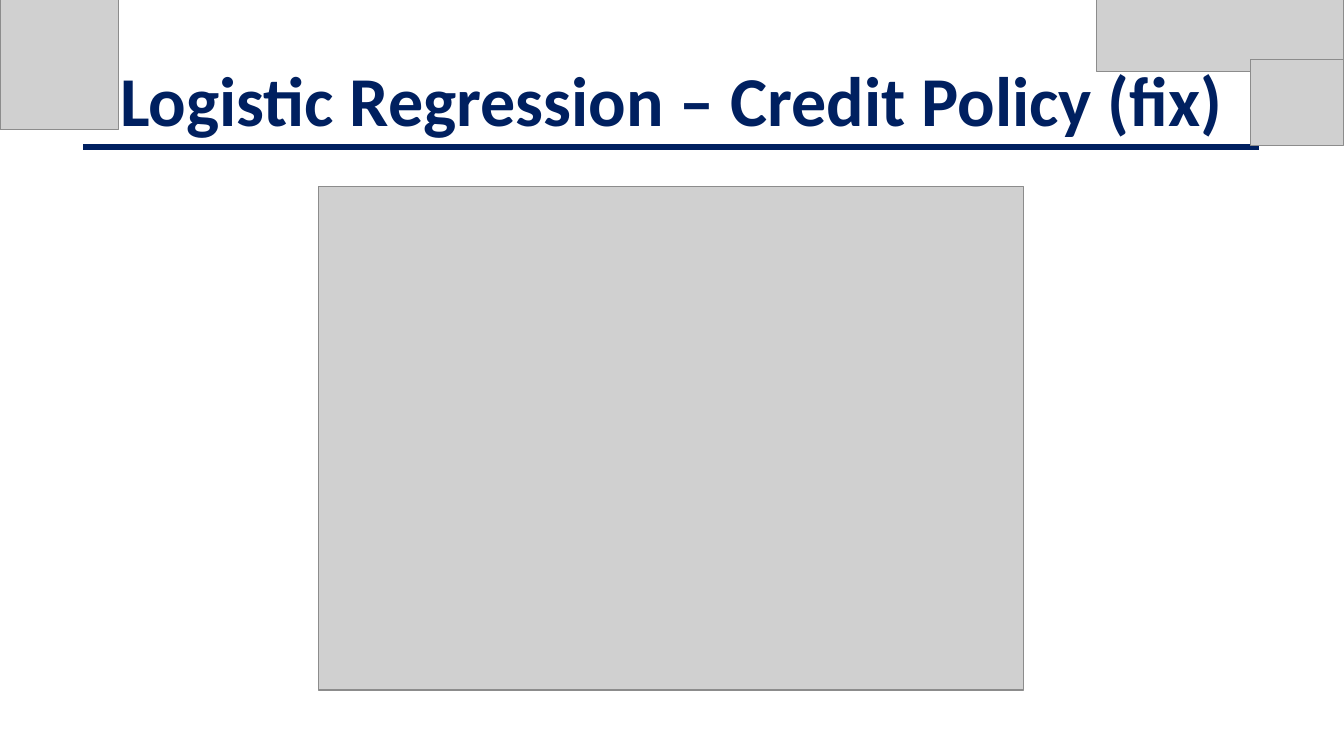
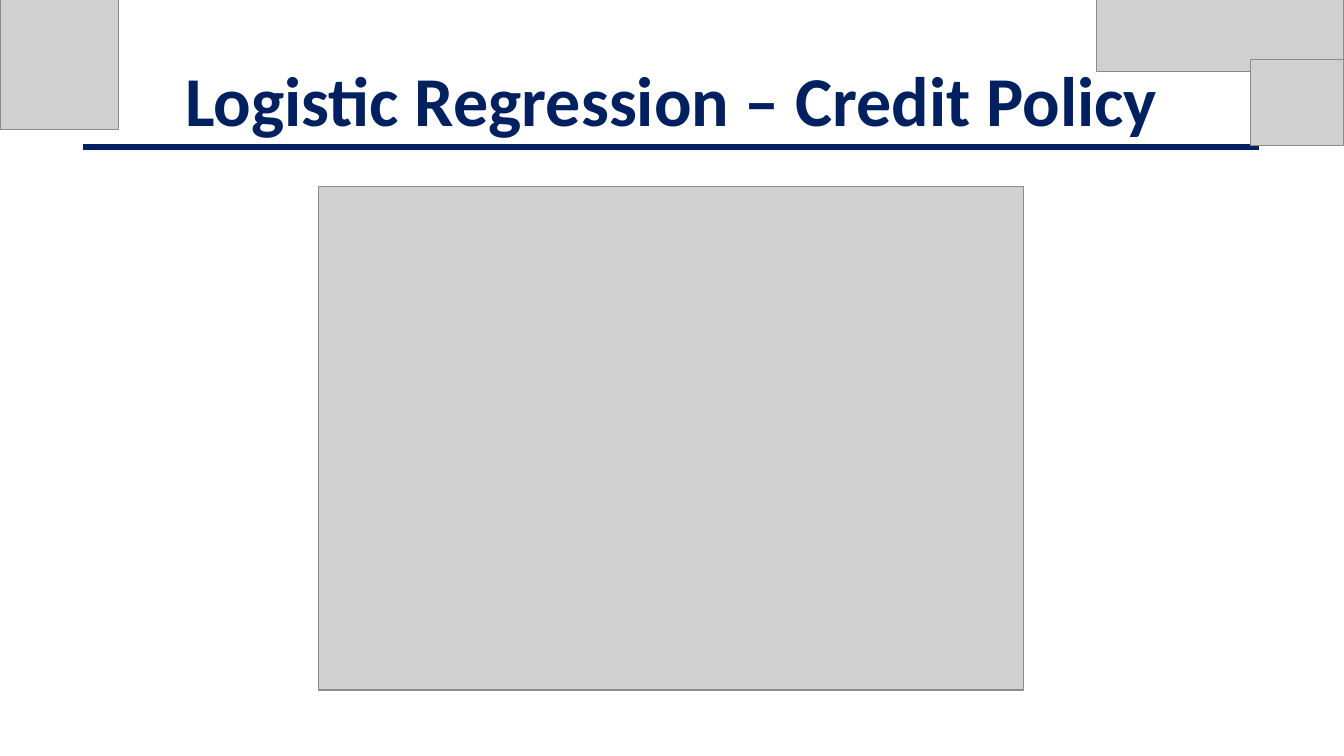
Before and after one commit to jschild01/JMB_DATS_6101, a slide deck: slide 14 of Project2/EDA_LendingClub_Slides - Project 2.pptx. Drawn at 1344x756 pixels with LibreOffice and Linux fonts; fonts in the diff are those of the drawing; grey boxes stand for pictures. Boxes give left, top, right and bottom in pixels: in the first picture for what was removed or moved away, otherwise in the second. Text is boxed around its words. In the diff, an @@ line names an element or a change of style, - is before the commit and + after.

```diff
--- a/Project2/EDA_LendingClub_Slides - Project 2.pptx
+++ b/Project2/EDA_LendingClub_Slides - Project 2.pptx
@@ text at (x1=185, y1=68, x2=1157, y2=138): text changed @@
-Logistic Regression – Credit Policy (fix)
+Logistic Regression – Credit Policy
```
Also in this commit, not shown: 10 other slides changed, 2 other files.
